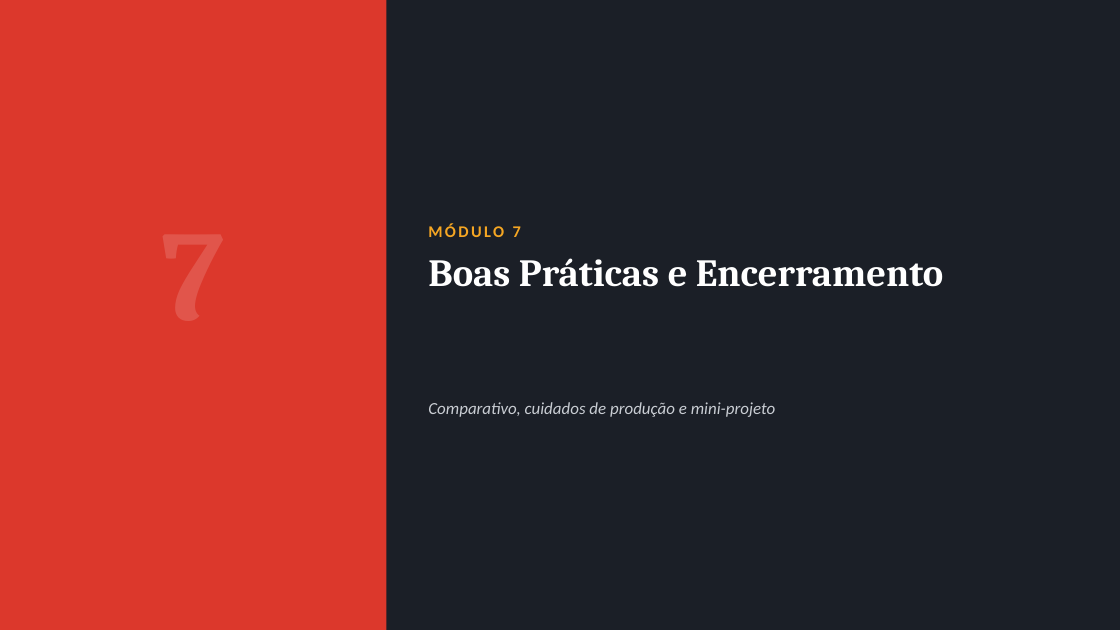
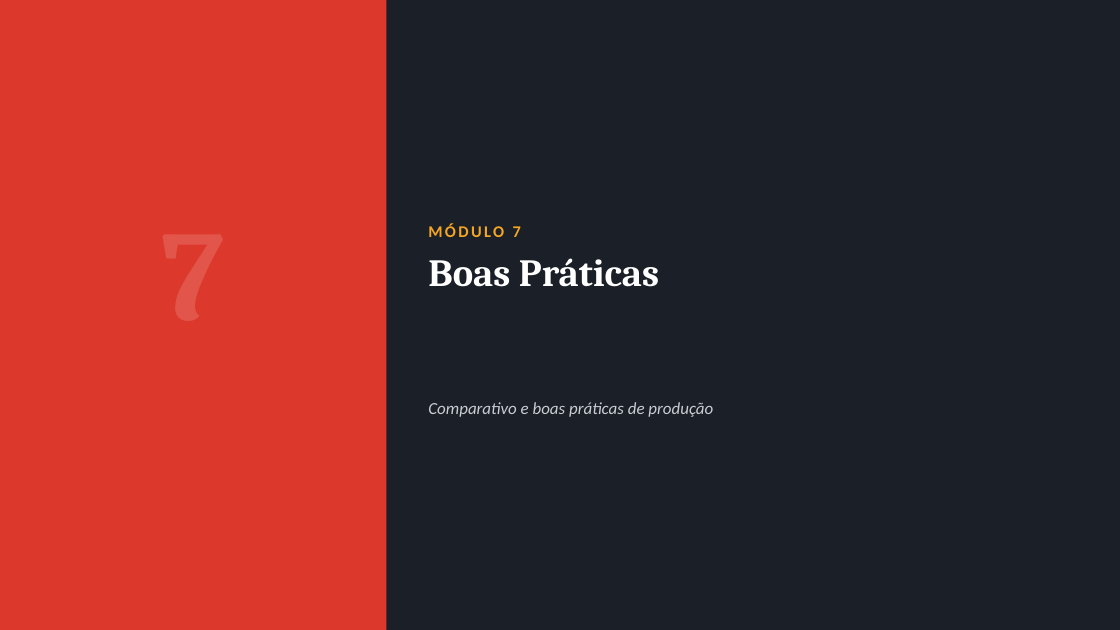
Before and after one commit to professordezani/nosql-chave-valor, a slide deck: slide 42 of aula_redis_chave_valor.pptx (slide 40 before the commit). Drawn at 1120x630 pixels with LibreOffice and Linux fonts; fonts in the diff are those of the drawing. Boxes give left, top, right and bottom in pixels: in the first picture for what was removed or moved away, otherwise in the second. Text is boxed around its words. In the diff, an @@ line names an element or a change of style, - is before the commit and + after.

```diff
--- a/aula_redis_chave_valor.pptx
+++ b/aula_redis_chave_valor.pptx
@@ text at box(428, 258, 659, 287): text changed @@
-Boas Práticas e Encerramento
+Boas Práticas
@@ text at box(428, 402, 713, 417): text changed @@
-Comparativo, cuidados de produção e mini-projeto
+Comparativo e boas práticas de produção
```
Also in this commit, not shown: 6 other slides changed, 3 slides added, 1 slide removed, 1 other file.
